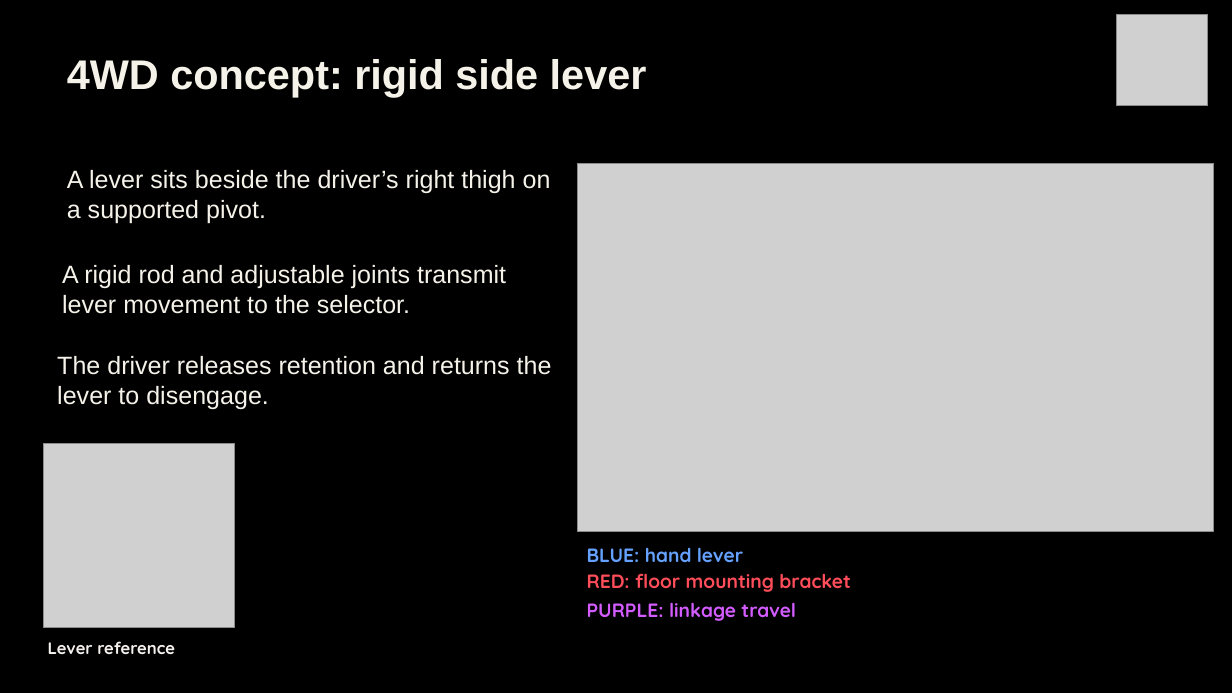
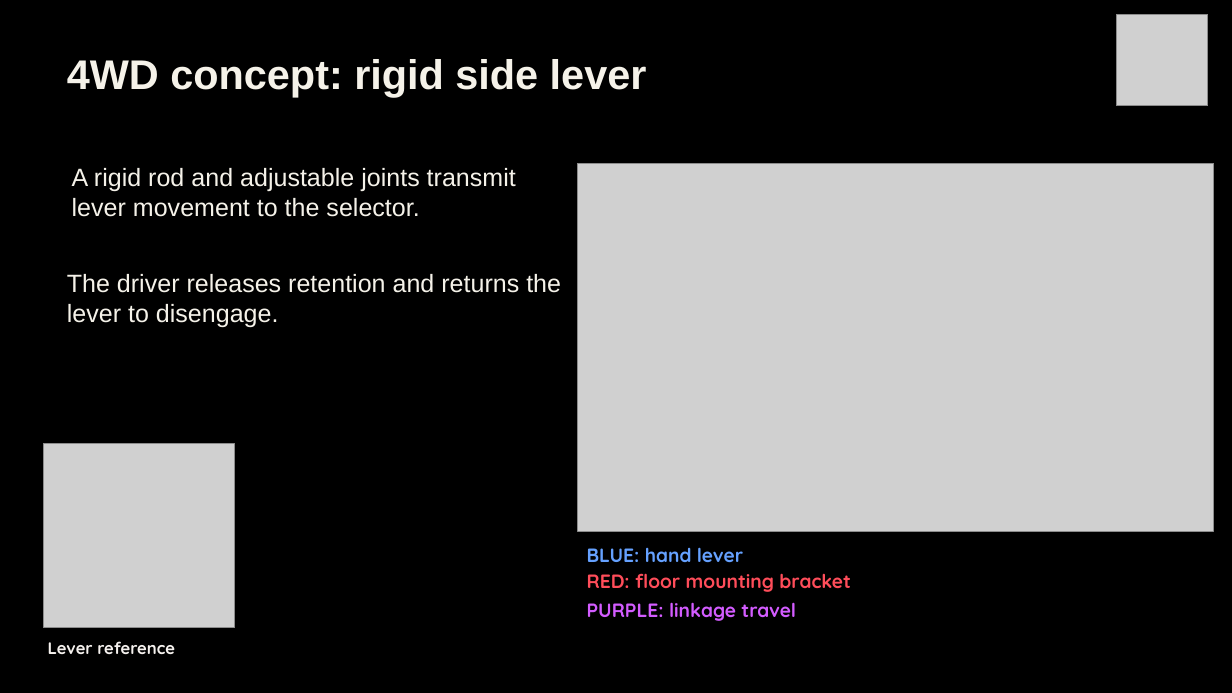
Before and after one commit to Polowater123/Aggie-Baja-Controls-The-A.B.C.-, a slide deck: slide 11 of PDR Draft.pptx (slide 13 before the commit). Drawn at 1232x693 pixels with LibreOffice and Linux fonts; fonts in the diff are those of the drawing; grey boxes stand for pictures. Boxes give left, top, right and bottom in pixels: in the first picture for what was removed or moved away, otherwise in the second. Text is boxed around its words. In the diff, an @@ line names an element or a change of style, - is before the commit and + after.

```diff
--- a/PDR Draft.pptx
+++ b/PDR Draft.pptx
@@ text "A rigid rod and adjustable ...": place and size @@
-text "A rigid rod and adjustable ..." at <box>62,265,506,314</box>
+text "A rigid rod and adjustable ..." at <box>72,168,516,217</box>
@@ text removed at <box>67,170,551,224</box> @@
-A lever sits beside the driver’s right thigh on a supported pivot.
@@ text "The driver releases retention and ...": place and size @@
-text "The driver releases retention and ..." at <box>57,356,552,409</box>
+text "The driver releases retention and ..." at <box>67,274,561,327</box>
```
Also in this commit, not shown: 6 other slides changed, 2 slides added, 4 slides removed.
